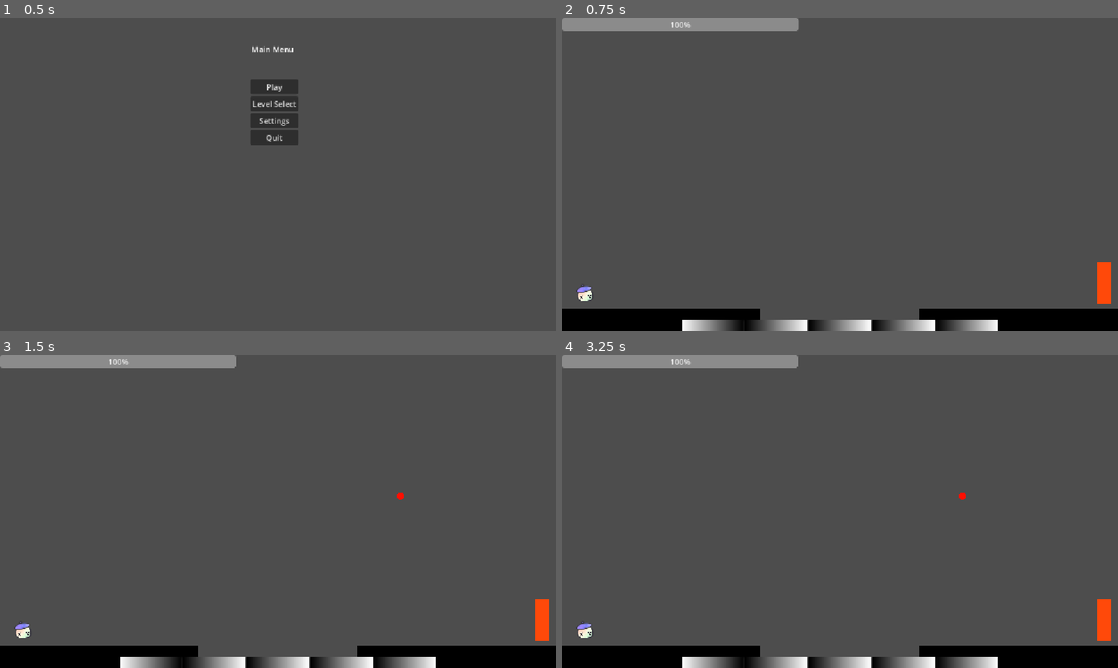
Above: before the commit, frames 1-4 (two rows, left to right).
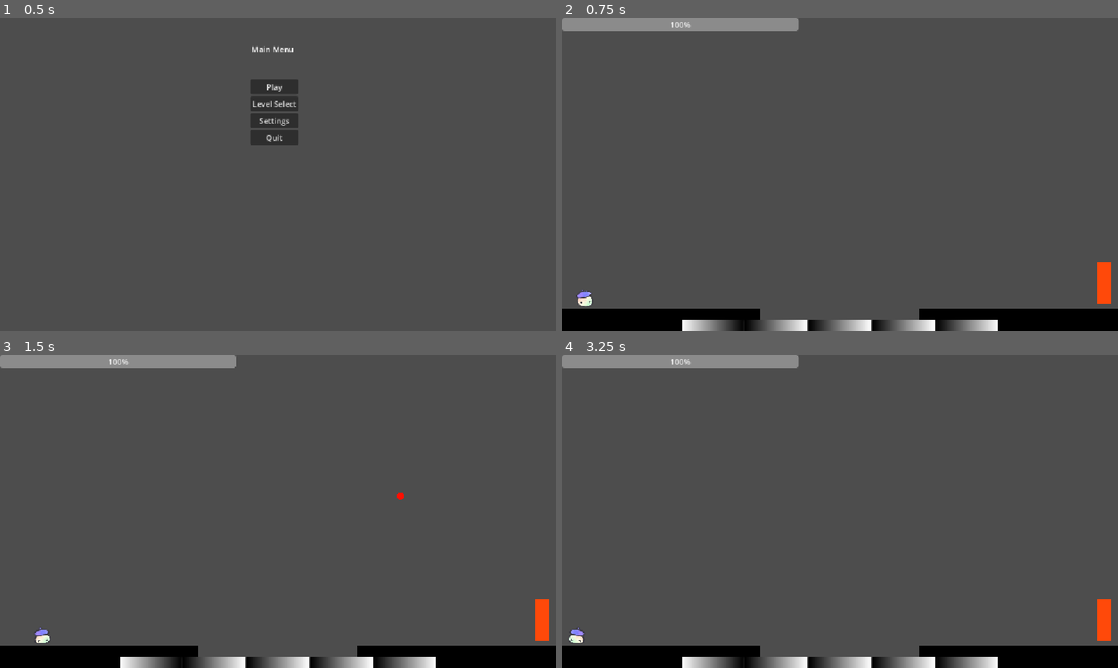
Above: after the commit, the same moments.

Repository: Cayuga007/summer-summit-2026
Game: Godot game, scene res://UI/Main_menu.tscn
Two runs of this game, one before a commit and one after it. Both use one fixed random seed, a clock stepped at 60 frames per second and the inputs below. The engine's default icon, where the game draws it, is replaced by a stand-in: a white triangle on a blue panel in a dark square.
Inputs (mouse positions are in pixels of both pictures, inside the frame that each line leads up to):
- Up to frame 1 (0.5 s): no input
- Up to frame 2 (0.75 s): click "Play" at 0.5 s
- Up to frame 3 (1.5 s): tap Enter at 1.25 s; move the mouse to (400, 495) at 1.27 s; hold D (right) from 1.28 s (still down); click (400, 495) at 1.42 s
- Up to frame 4 (3.25 s): tap Space (jump) at 1.52, 2, 2.27 s; move the mouse to (728, 527) at 2.02 s; tap Enter at 2.75 s; move the mouse to (895, 442) at 2.77 s; release D (right) at 2.78 s; hold A (left) from 2.78 s (still down)

Frame 1 is identical in both runs. In frame 2, 0.1% of the frame differs, in the area x 2-6%, y 85-92%; in frame 3, 0.2%; in frame 4, 0.2%, in the area x 1-73%, y 0-92%.
Error before the commit: Parse Error: Expected indented block after "if" block. (res://player.gd:138)

Commit message:
i ascend

Diff:
--- a/player.gd
+++ b/player.gd
@@ -135,8 +135,6 @@
 	_try_gravity_flip()
 
 	# Apply gravity when airborne, or when gravity just flipped and we are still on the old floor.
-	if not is_on_floor() or _gravity_is_flipping():
-
 	if not is_on_floor():
 		if not started_falling:
 			started_falling = true
